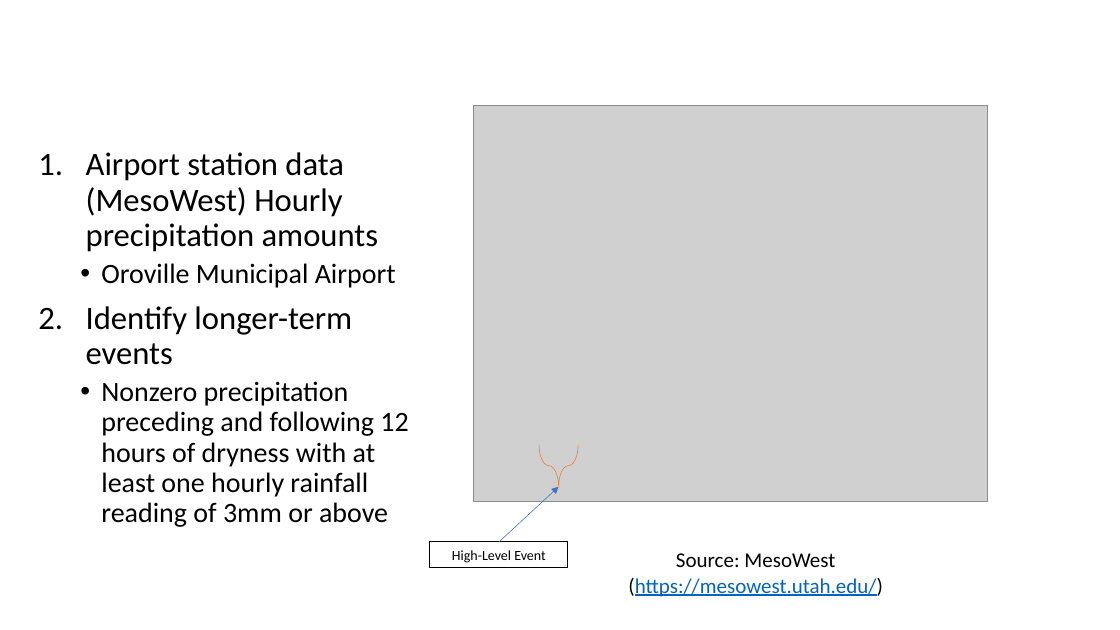
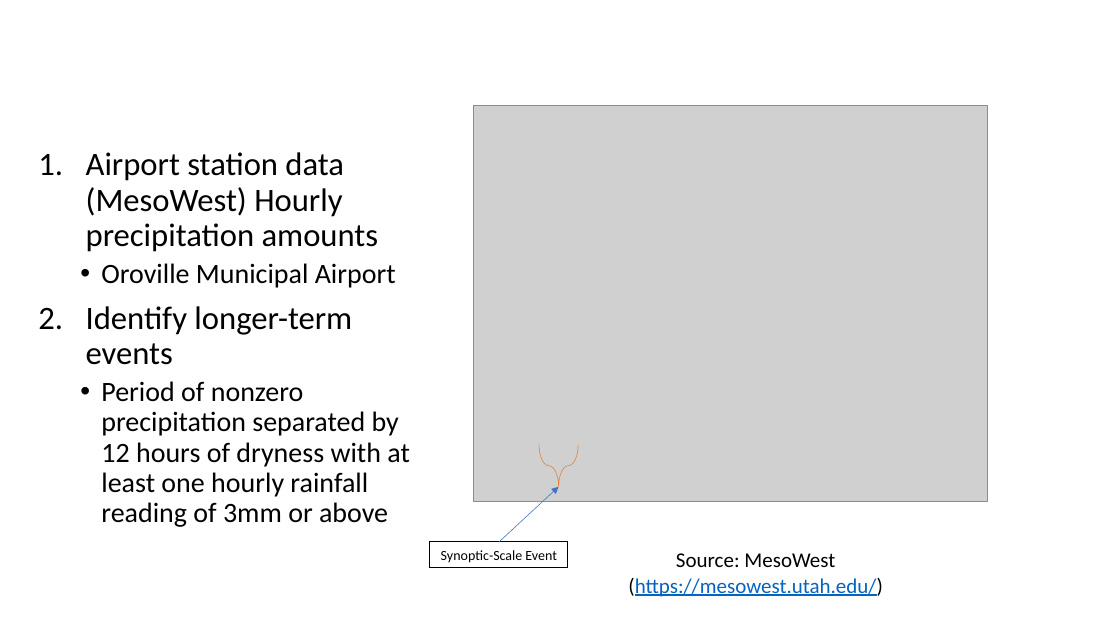
Before and after one commit to ParkerJanMalek/NCFR_Thesis, a slide deck: slide 8 of Thesis_Proposal.pptx. Drawn at 1120x630 pixels with LibreOffice and Linux fonts; fonts in the diff are those of the drawing; grey boxes stand for pictures; background and template pictures are left out. Boxes give left, top, right and bottom in pixels: in the first picture for what was removed or moved away, otherwise in the second. Text is boxed around its words. In the diff, an @@ line names an element or a change of style, - is before the commit and + after.

Commit message:
updates to scripts and ppt

```diff
--- a/Thesis_Proposal.pptx
+++ b/Thesis_Proposal.pptx
@@ text at bbox=[101, 381, 410, 527]: text changed @@
-  • Nonzero precipitation preceding and following 12 hours of dryness with at least one hourly rainfall reading of 3mm or above
+  • Period of nonzero precipitation separated by 12 hours of dryness with at least one hourly rainfall reading of 3mm or above
@@ text in rectangle at bbox=[441, 550, 557, 563]: text changed @@
-High-Level Event
+Synoptic-Scale Event
```
Also in this commit, not shown: 3 other files.
